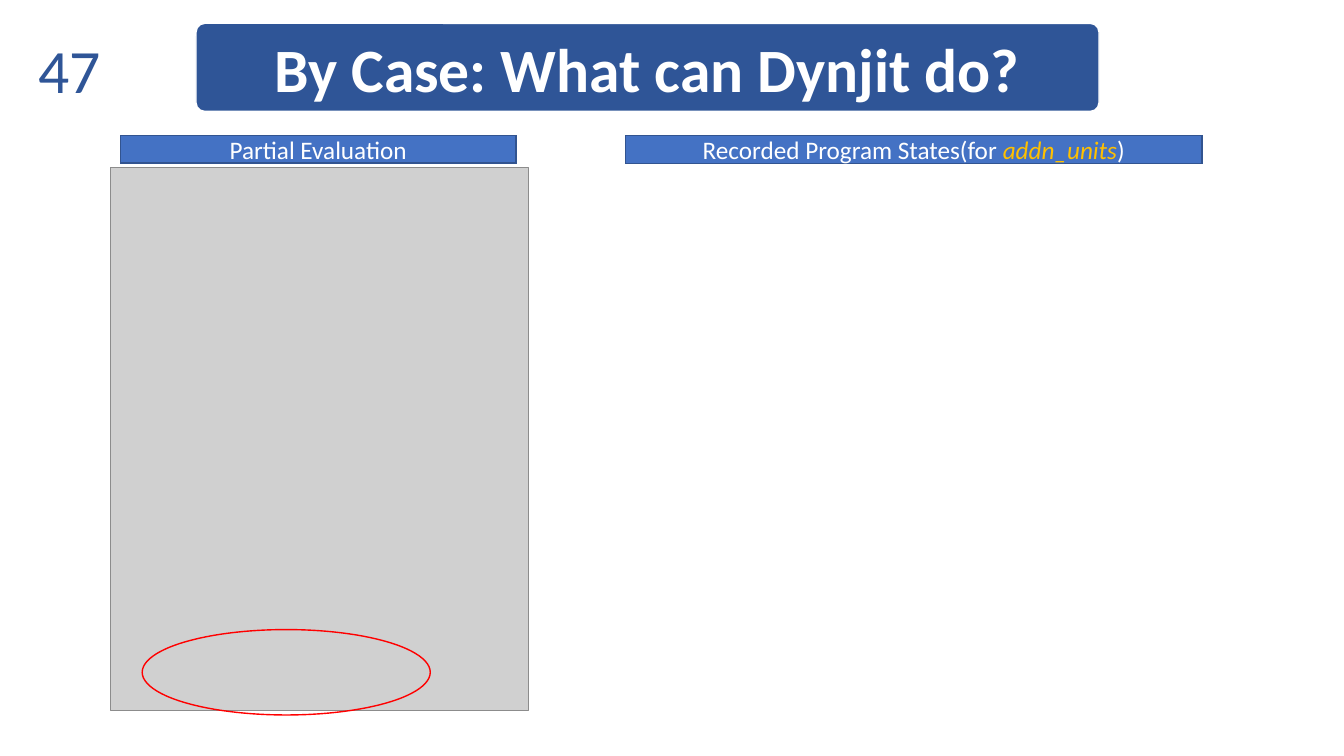
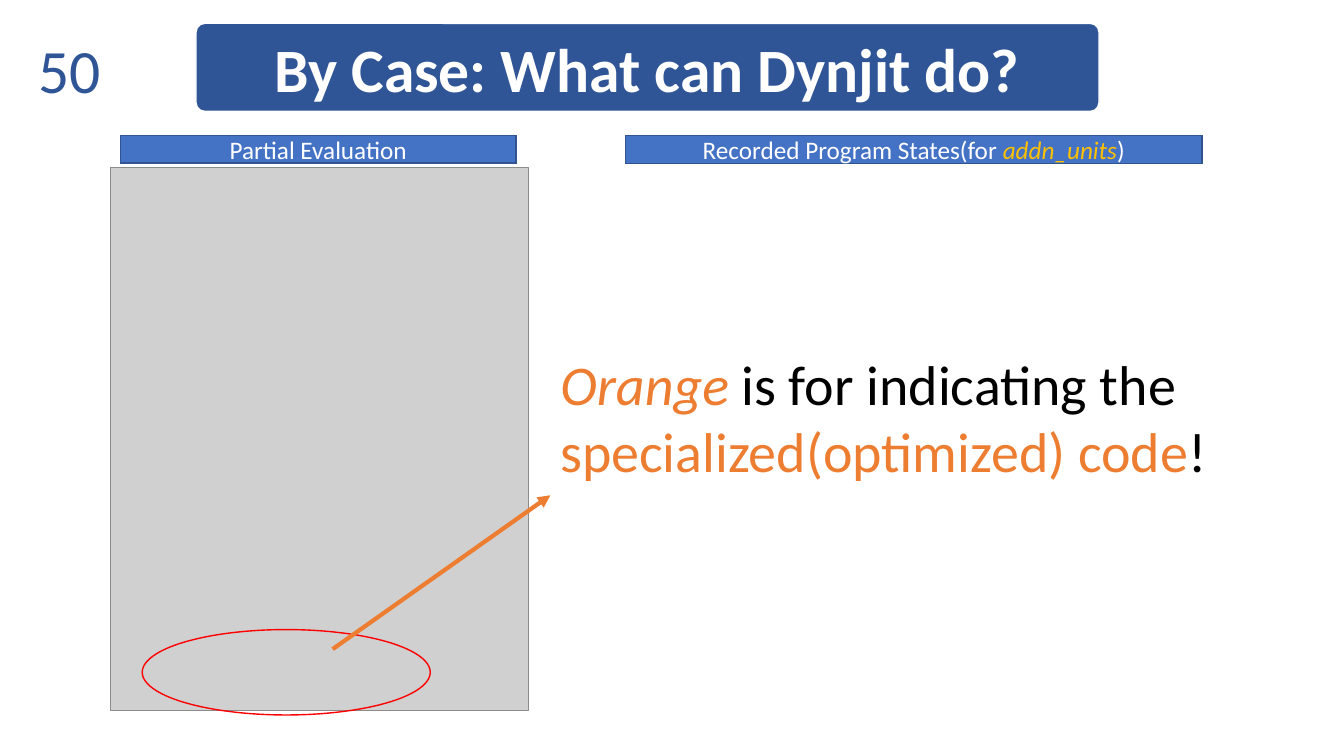
Before and after one commit to thautwarm/diojit, a slide deck: slide 50 of docs/Taine.pptx (slide 47 before the commit). Drawn at 1344x756 pixels with LibreOffice and Linux fonts; fonts in the diff are those of the drawing; grey boxes stand for pictures. Boxes give left, top, right and bottom in pixels: in the first picture for what was removed or moved away, otherwise in the second. Text is boxed around its words. In the diff, an @@ line names an element or a change of style, - is before the commit and + after.

```diff
--- a/docs/Taine.pptx
+++ b/docs/Taine.pptx
@@ page number at box(38, 53, 100, 94): text changed @@
-47
+50
@@ text added at box(560, 366, 1206, 481), 40 pt, text #ED7D31 @@
+Orange is for indicating the specialized(optimized) code!
@@ arrow added from (333, 649) to (551, 495), #ED7D31 3 pt @@
```
Also in this commit, not shown: 20 other slides changed, 3 slides added, 1 other file.
